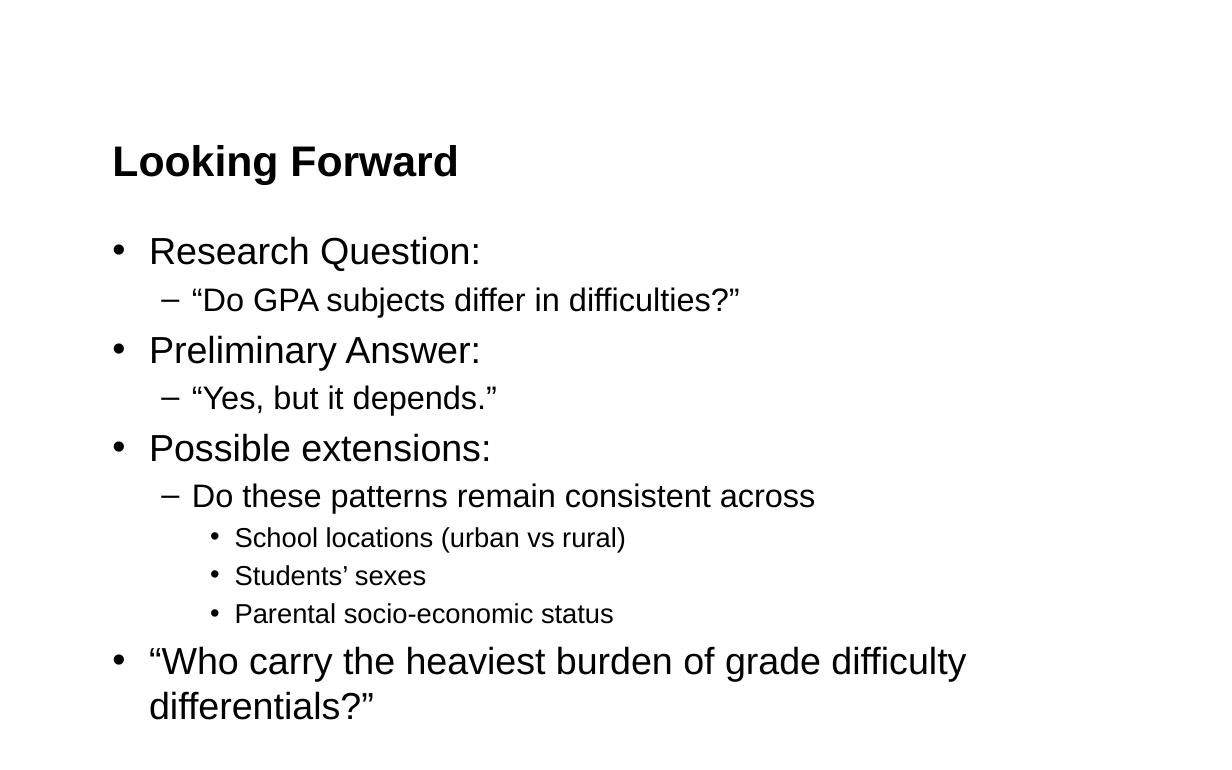
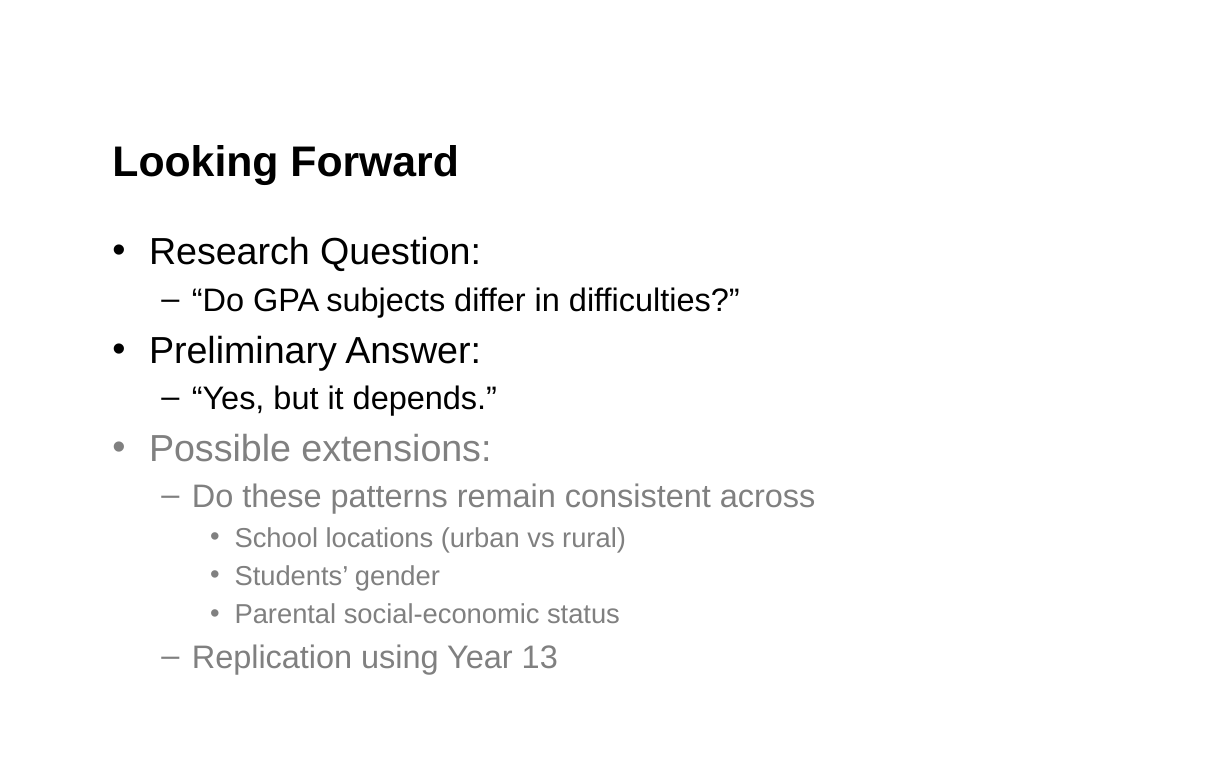
Before and after one commit to tonyctan/CEMO-PhD, a slide deck: slide 7 of Teaching/NERA_2022/Tony.pptx. Drawn at 1232x770 pixels with LibreOffice and Linux fonts; fonts in the diff are those of the drawing; background and template pictures are left out. Boxes give left, top, right and bottom in pixels: in the first picture for what was removed or moved away, otherwise in the second. Text is boxed around its words. In the diff, an @@ line names an element or a change of style, - is before the commit and + after.

```diff
--- a/Teaching/NERA_2022/Tony.pptx
+++ b/Teaching/NERA_2022/Tony.pptx
@@ text at box(149, 434, 816, 552): text colour #000000 to #808080 in "Possible extensions:", "Do these patterns remain consistent across", "School locations (urban vs rural)" @@
@@ text at box(192, 565, 620, 674): text changed; size 22 to 16 pt; text colour #000000 to #808080 @@
-    • Students’ sexes
-    • Parental socio-economic status
-• “Who carry the heaviest burden of grade difficulty differentials?”
+    • Students’ gender
+    • Parental social-economic status
+  – Replication using Year 13
```
Also in this commit, not shown: 2 other slides changed, 11 other files.
